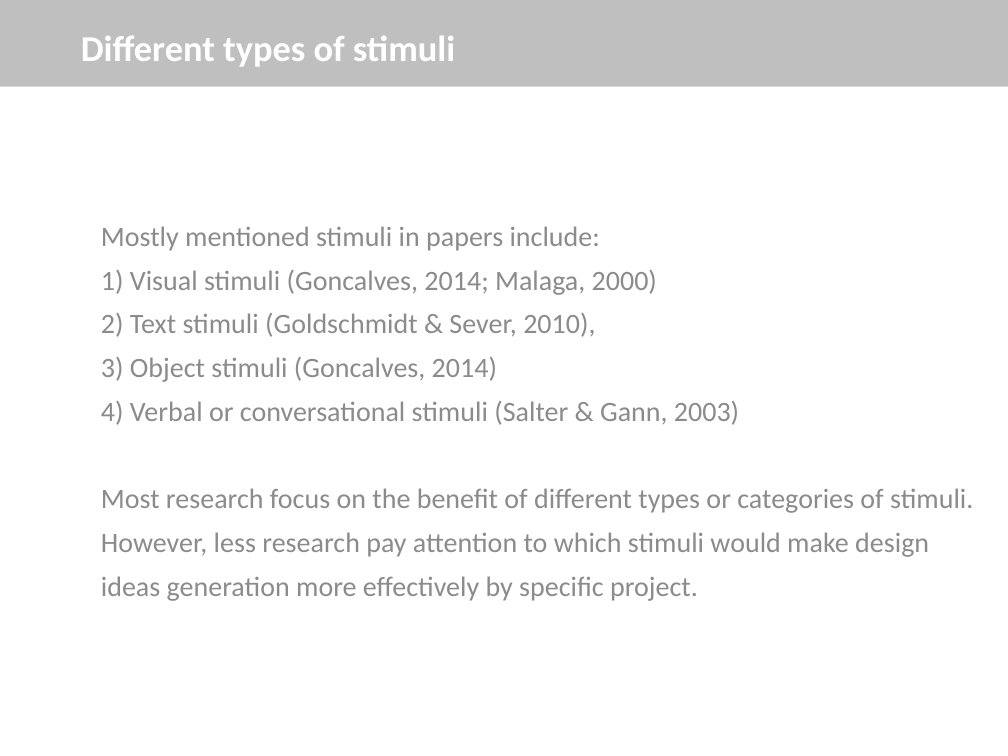
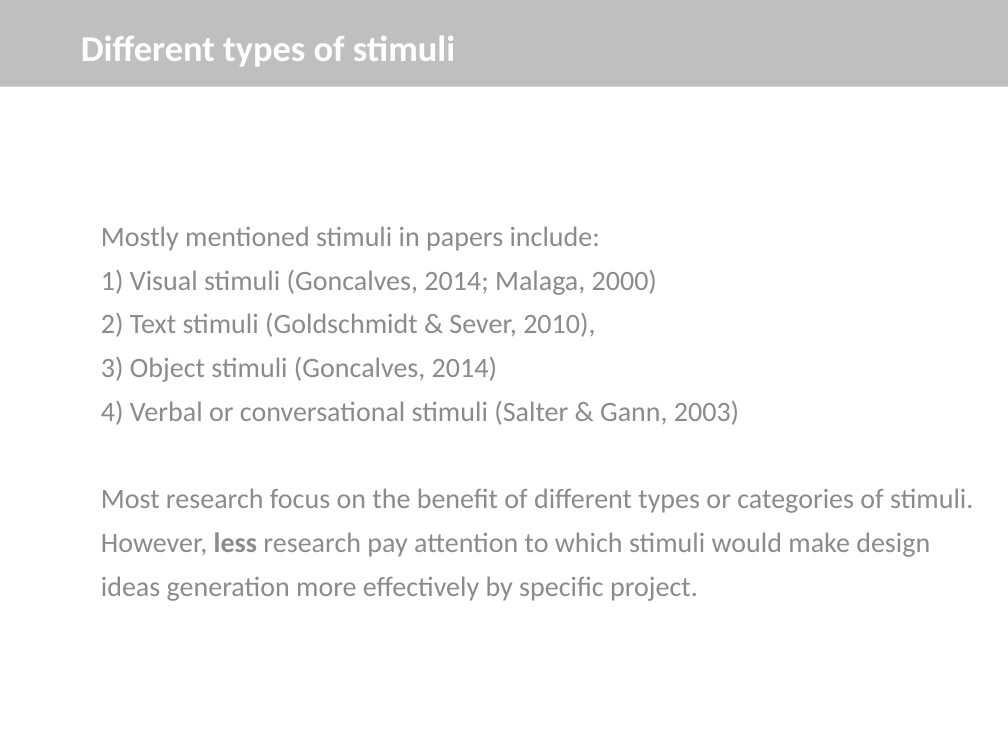
Before and after one commit to sunyingFUBerlin/PPT-for-IFKAD, a slide deck: slide 11 of ResearchProposal.pptx (slide 13 before the commit). Drawn at 1008x756 pixels with LibreOffice and Linux fonts; fonts in the diff are those of the drawing. Boxes give left, top, right and bottom in pixels: in the first picture for what was removed or moved away, otherwise in the second. Text is boxed around its words. In the diff, an @@ line names an element or a change of style, - is before the commit and + after.

```diff
--- a/ResearchProposal.pptx
+++ b/ResearchProposal.pptx
@@ text at (101, 488, 973, 601): bold on in "less" @@
```
Also in this commit, not shown: 6 other slides changed, 1 slide removed.
